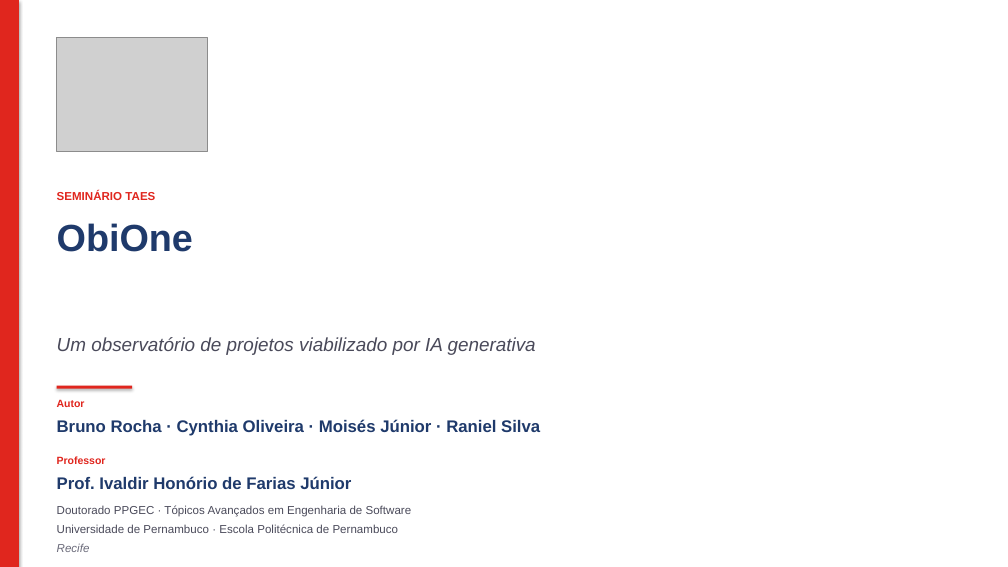
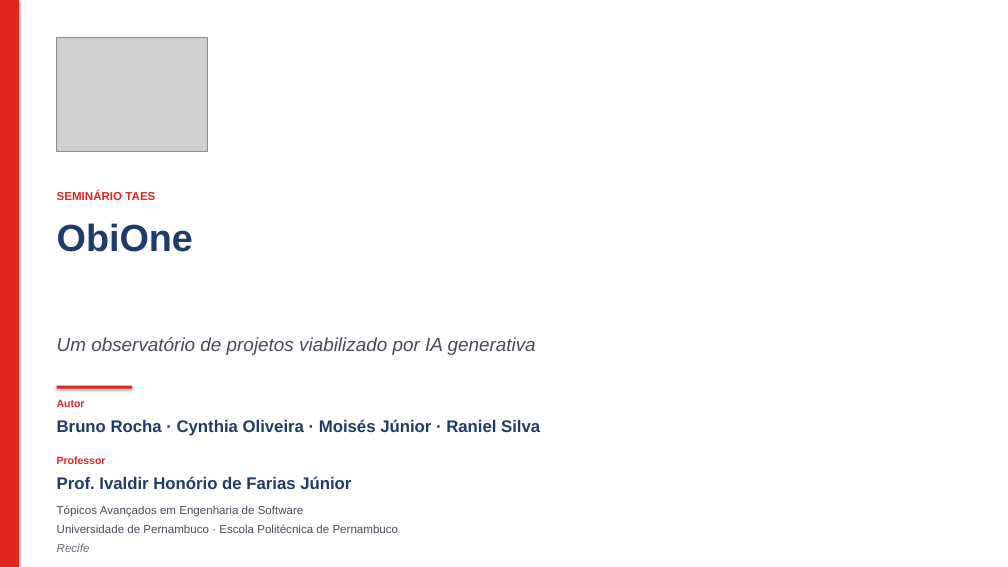
Before and after one commit to raniel90/obione, a slide deck: slide 1 of atividades/apresentacoes/ObiOne_Apresentacao_Final.pptx. Drawn at 1008x567 pixels with LibreOffice and Linux fonts; fonts in the diff are those of the drawing; grey boxes stand for pictures. Boxes give left, top, right and bottom in pixels: in the first picture for what was removed or moved away, otherwise in the second. Text is boxed around its words. In the diff, an @@ line names an element or a change of style, - is before the commit and + after.

```diff
--- a/atividades/apresentacoes/ObiOne_Apresentacao_Final.pptx
+++ b/atividades/apresentacoes/ObiOne_Apresentacao_Final.pptx
@@ text at box(57, 505, 304, 517): text changed @@
-Doutorado PPGEC · Tópicos Avançados em Engenharia de Software
+Tópicos Avançados em Engenharia de Software
```
Also in this commit, not shown: 11 other slides changed, 2 other files.
